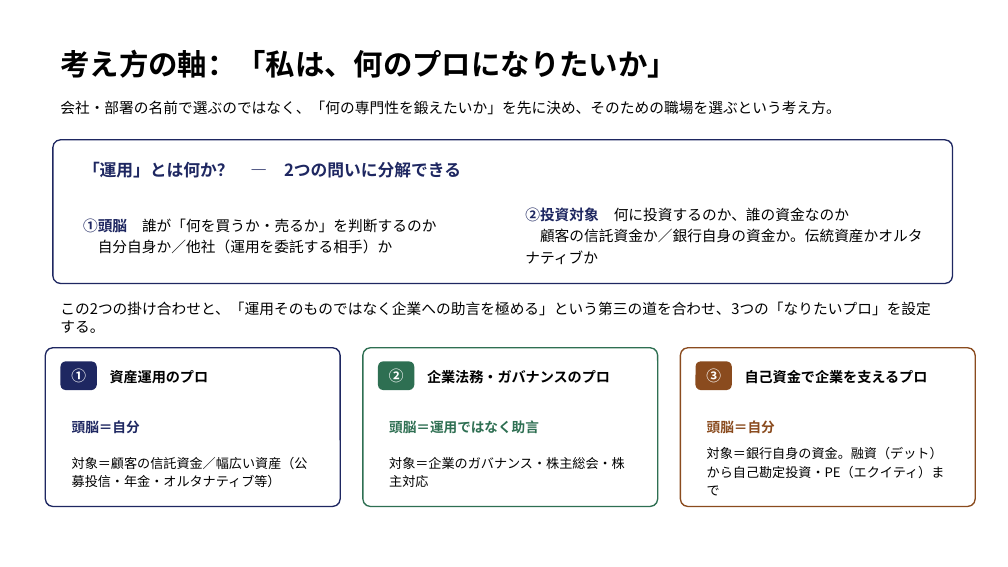
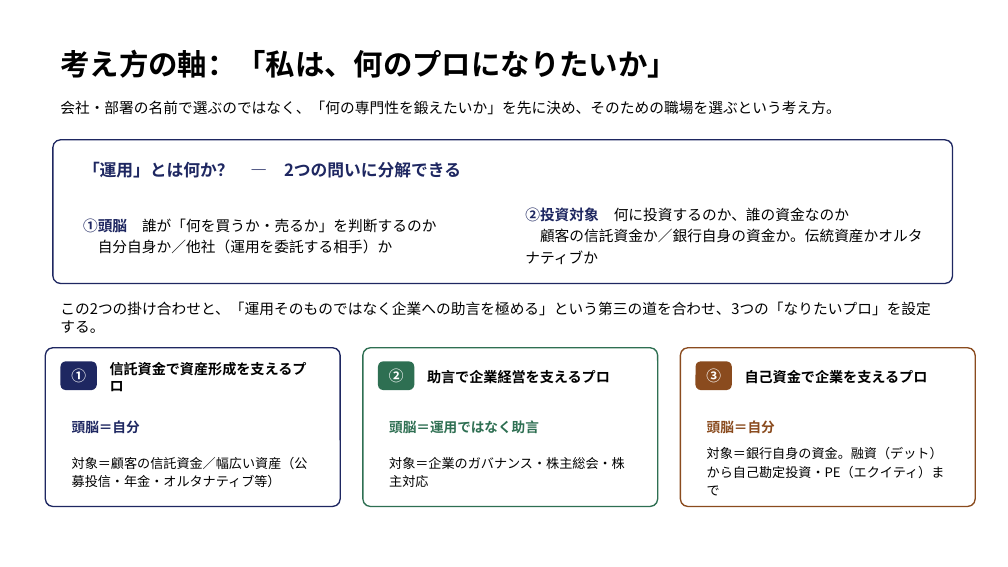
Before and after one commit to nasukazunori/NasuVault2, a slide deck: slide 3 of 信吾/銀行研究/添付ファイル/信託銀行キャリア形成モデル.pptx. Drawn at 1008x567 pixels with LibreOffice and Linux fonts; fonts in the diff are those of the drawing. Boxes give left, top, right and bottom in pixels: in the first picture for what was removed or moved away, otherwise in the second. Text is boxed around its words. In the diff, an @@ line names an element or a change of style, - is before the commit and + after.

```diff
--- a/信吾/銀行研究/添付ファイル/信託銀行キャリア形成モデル.pptx
+++ b/信吾/銀行研究/添付ファイル/信託銀行キャリア形成モデル.pptx
@@ text at <box>110,362,307,392</box>: text changed @@
-資産運用のプロ
+信託資金で資産形成を支えるプロ
@@ text at <box>427,370,610,384</box>: text changed @@
-企業法務・ガバナンスのプロ
+助言で企業経営を支えるプロ
```
Also in this commit, not shown: 5 other slides changed, 1 other file.
